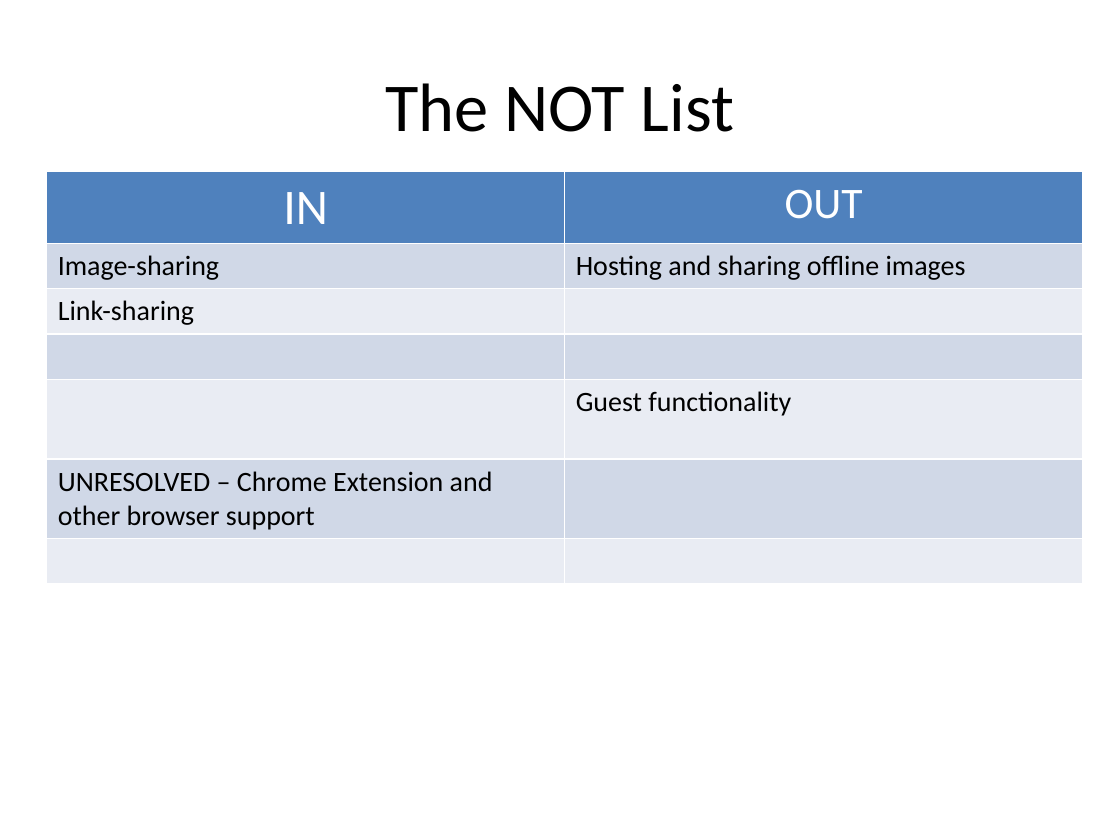
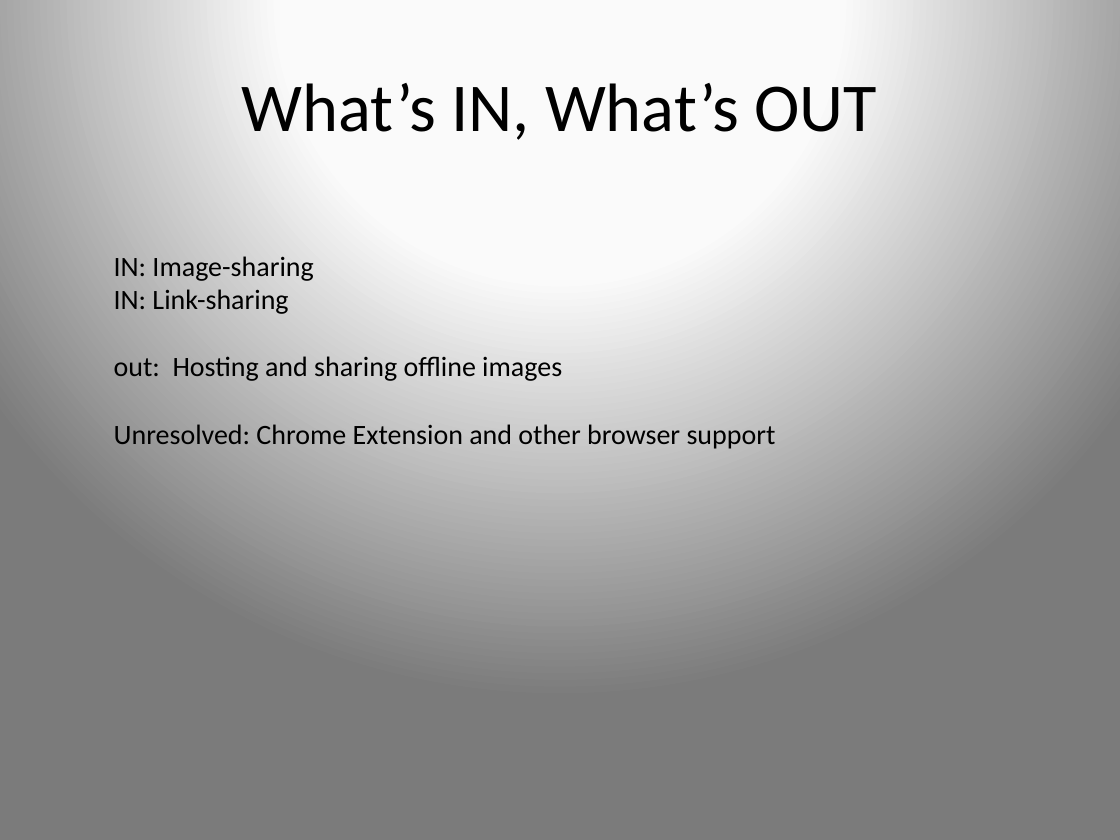
Before and after one commit to charlespark/Project_Three, a slide deck: slide 6 of Pitch_Deck_V2.pptx. Drawn at 1120x840 pixels with LibreOffice and Linux fonts; fonts in the diff are those of the drawing. Boxes give left, top, right and bottom in pixels: in the first picture for what was removed or moved away, otherwise in the second. Text is boxed around its words. In the diff, an @@ line names an element or a change of style, - is before the commit and + after.

```diff
--- a/Pitch_Deck_V2.pptx
+++ b/Pitch_Deck_V2.pptx
@@ background #FFFFFF to gradient #FCFCFC to #FBFBFB to #7B7B7B @@
@@ title at [242,83,877,140]: text changed @@
-The NOT List
+What’s IN, What’s OUT
@@ table removed at [47,171,1082,559], 7 rows, 2 columns @@
-IN | OUT
-Image-sharing | Hosting and sharing offline images
-Link-sharing | 
- | 
- | Guest functionality
-UNRESOLVED – Chrome Extension and other browser support | 
- | 
@@ text added at [114,256,776,449], 18 pt, text #000000 @@
+IN: Image-sharing
+IN: Link-sharing
+out: Hosting and sharing offline images
+Unresolved: Chrome Extension and other browser support
```
Also in this commit, not shown: 13 other slides changed, 2 other files.
